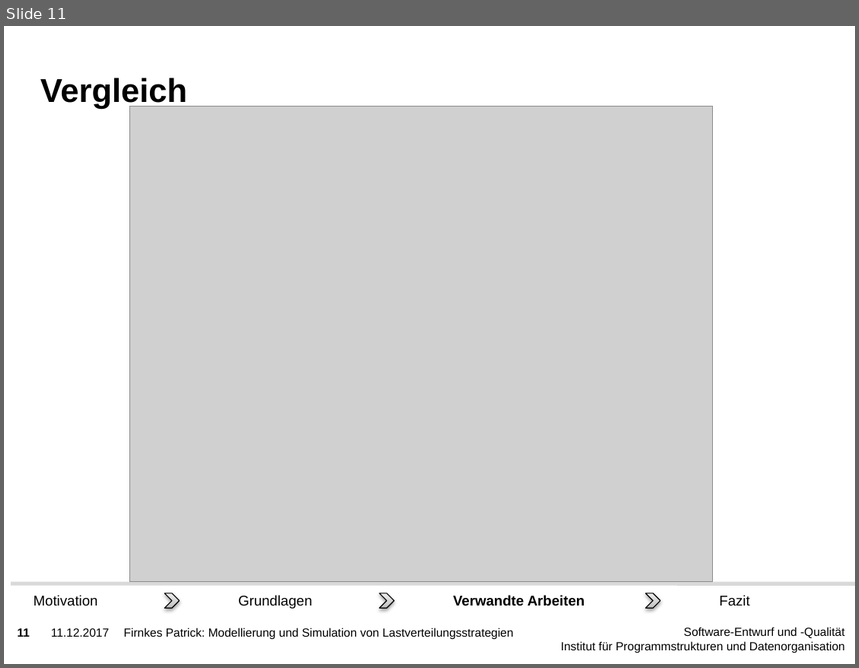
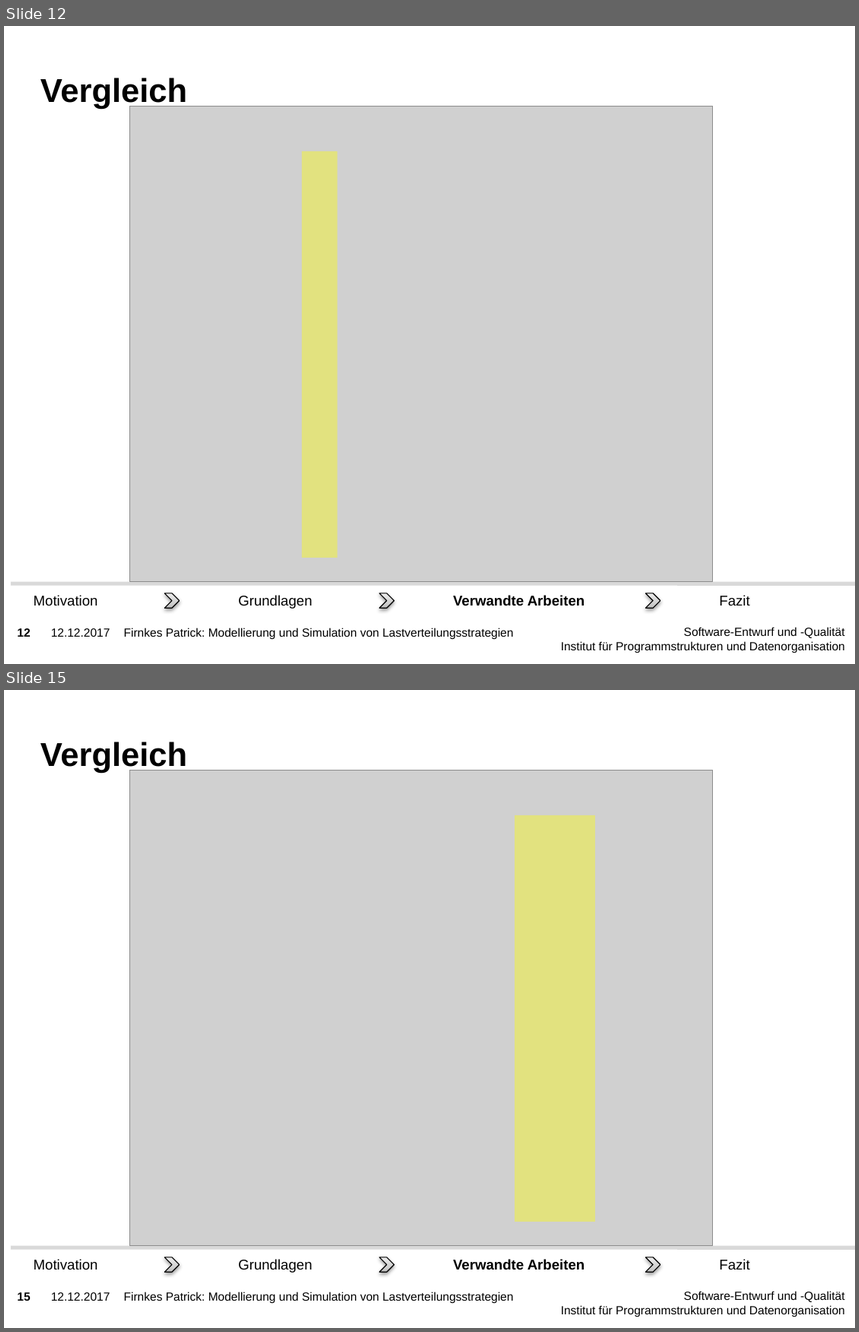
Before and after one commit to PatFirn/wlcg-loadbalancing, a slide deck: presentations/state-of-the-art.pptx. Shown one above the other, each under a label of ours: slide 11 before the commit, slides 12 and 15 after it; the slides between them are not shown. The pictures are 859x668 and 859x1332 pixels, drawn with LibreOffice and Linux fonts; fonts in the diff are those of the drawing; grey boxes stand for pictures; background and template pictures are left out. Boxes give left, top, right and bottom in pixels: in the first picture for what was removed or moved away, otherwise in the second. Text is boxed around its words. In the diff, an @@ line names an element or a change of style, - is before the commit and + after.

```diff
--- a/presentations/state-of-the-art.pptx
+++ b/presentations/state-of-the-art.pptx
@@ slide 15 added at [4, 690, 855, 1328], background picture (left out); not listed: 3 template elements that a slide beside it also shows @@
@@ title added at [40, 742, 187, 773], 28 pt, text #000000, bold @@
+Vergleich
@@ picture added at [130, 770, 713, 1246] @@
@@ rectangle added at [515, 815, 595, 1222], fill #FFFF00 at 39% opacity @@
@@ group added at [11, 1248, 855, 1273]: 4 texts, 3 chevrons, 1 line @@
+Grundlagen
+Verwandte Arbeiten
+Fazit
+Motivation
@@ text added at [124, 1292, 513, 1304], 10 pt, text #000000 @@
+Firnkes Patrick: Modellierung und Simulation von Lastverteilungsstrategien
@@ what was slide 11 is now slide 12 @@
@@ slide 12 changed as well @@
@@ rectangle added at [302, 151, 338, 558], fill #FFFF00 at 39% opacity @@
@@ page number at [17, 629, 30, 637]: text changed @@
-11
+12
@@ text at [51, 629, 110, 637]: text changed @@
-11.12.2017
+12.12.2017
```
Also in this commit, not shown: 17 other slides changed, 4 other slides added, 2 other files.
